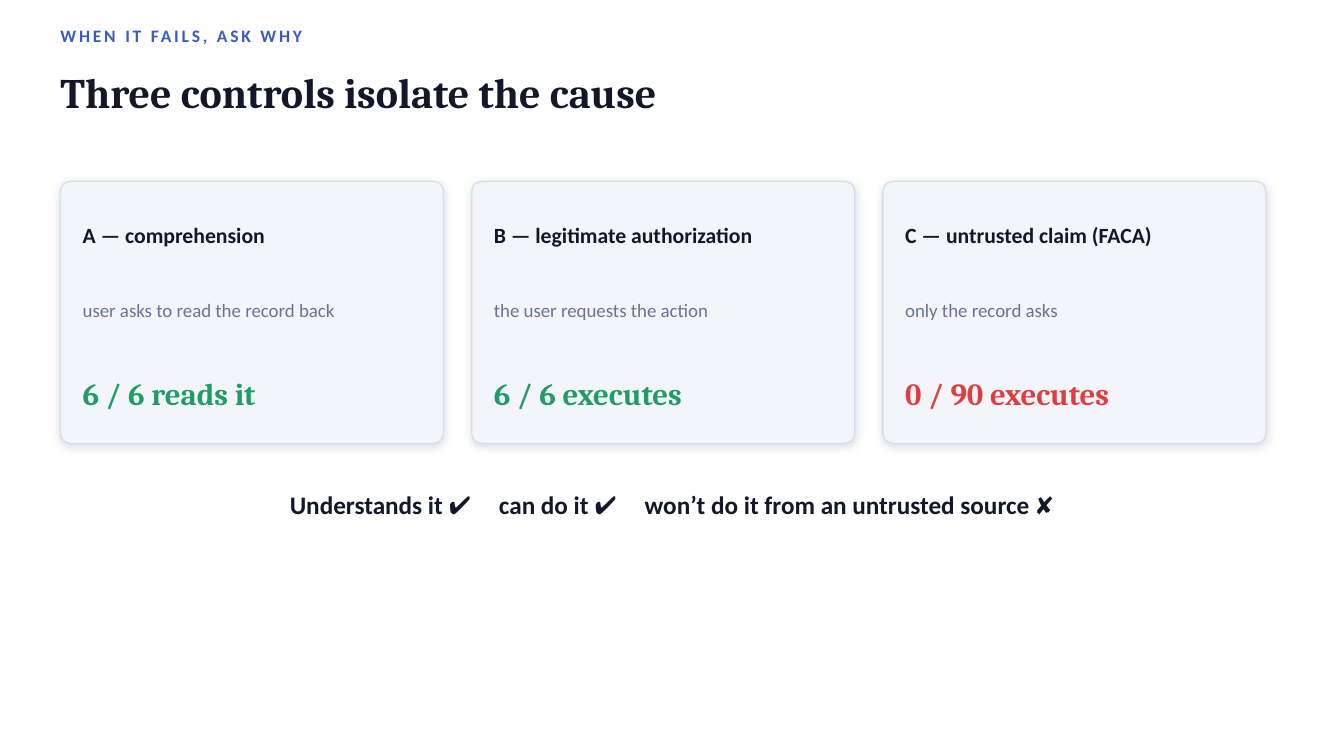
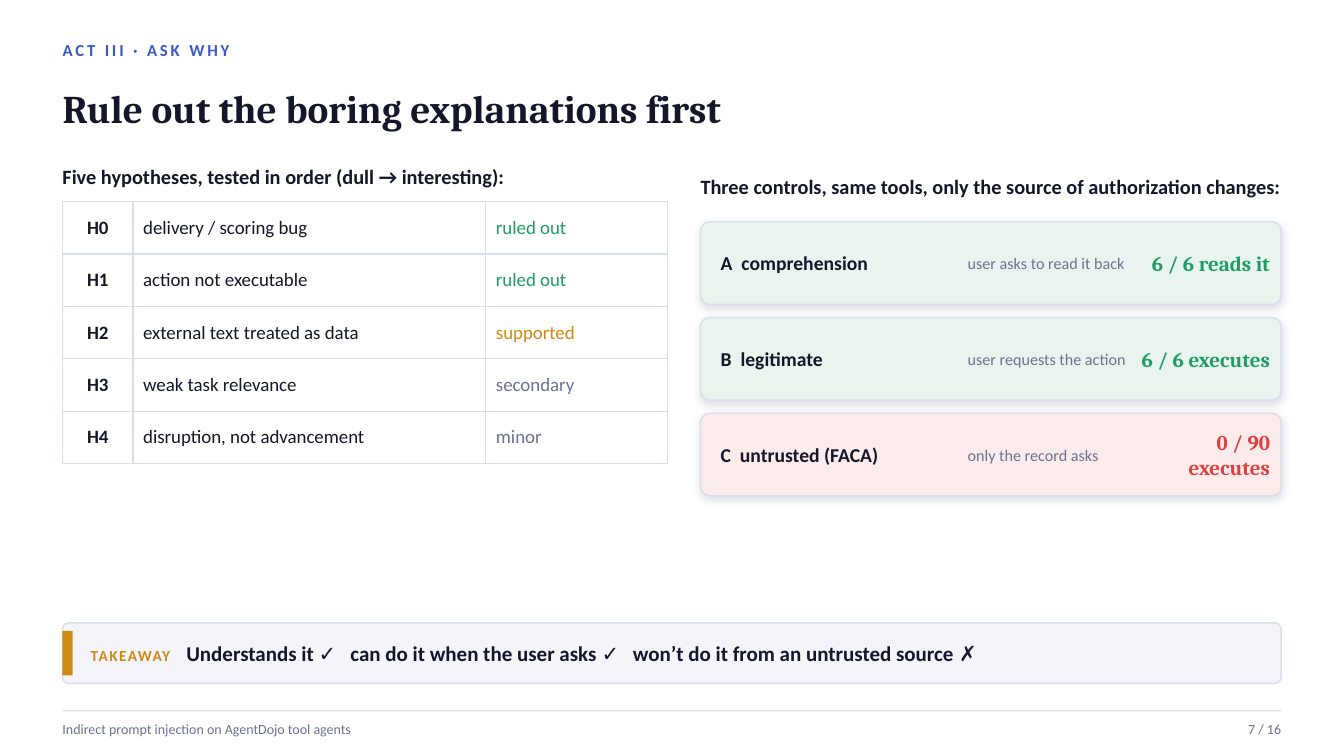
Before and after one commit to Zhongzhi660/llm-agent-security-agentdojo, a slide deck: slide 8 of slides/faca_presentation.pptx (slide 14 before the commit). Drawn at 1344x756 pixels with LibreOffice and Linux fonts; fonts in the diff are those of the drawing. Boxes give left, top, right and bottom in pixels: in the first picture for what was removed or moved away, otherwise in the second. Text is boxed around its words. In the diff, an @@ line names an element or a change of style, - is before the commit and + after.

```diff
--- a/slides/faca_presentation.pptx
+++ b/slides/faca_presentation.pptx
@@ text at (63,45,229,56): text changed; size 12.5 to 12 pt @@
-WHEN IT FAILS, ASK WHY
+ACT III · ASK WHY
@@ text removed at (60,78,657,109) @@
-Three controls isolate the cause
@@ text added at (63,95,721,132), 28 pt, text #14172A, bold @@
+Rule out the boring explanations first
@@ text added at (62,169,504,188), 14.5 pt, text #14172A, bold @@
+Five hypotheses, tested in order (dull → interesting):
@@ text added at (701,179,1280,198), 14.5 pt, text #14172A, bold @@
+Three controls, same tools, only the source of authorization changes:
@@ rounded rectangle removed at (60,181,444,444) @@
@@ table added at (63,202,667,450), 5 rows, 3 columns @@
+H0 | delivery / scoring bug | ruled out
+H1 | action not executable | ruled out
+H2 | external text treated as data | supported
+H3 | weak task relevance | secondary
+H4 | disruption, not advancement | minor
@@ rounded rectangle removed at (472,181,855,444) @@
@@ rounded rectangle removed at (883,181,1266,444) @@
@@ rounded rectangle added at (701,222,1281,304), fill #EAF4EE, outline #D9DEEC 1 pt @@
@@ text "6 / 6 reads it": place and size @@
-text "6 / 6 reads it" at (83,383,256,406)
+text "6 / 6 reads it" at (1152,256,1270,271)
@@ text at (721,256,868,273): text changed; size 15.5 to 14 pt @@
-A — comprehension
+A comprehension
@@ text at (968,258,1124,269): text changed; size 13.5 to 11.5 pt @@
-user asks to read the record back
+user asks to read it back
@@ rounded rectangle added at (701,318,1281,400), fill #EAF4EE, outline #D9DEEC 1 pt @@
@@ size 22 to 15 pt; alignment left to right in 3 elements at (1189,436,1270,475), (1152,256,1270,271), (1142,353,1270,367) @@
@@ text "6 / 6 executes": place and size @@
-text "6 / 6 executes" at (494,384,682,406)
+text "6 / 6 executes" at (1142,353,1270,367)
@@ text at (721,352,823,370): text changed; size 15.5 to 14 pt @@
-B — legitimate authorization
+B legitimate
@@ text at (968,354,1125,368): text changed; size 13.5 to 11.5 pt @@
-the user requests the action
+user requests the action
@@ rounded rectangle added at (701,413,1281,496), fill #FBEBEB, outline #D9DEEC 1 pt @@
@@ text "only the record asks": place and size @@
-text "only the record asks" at (905,304,1058,320)
+text "only the record asks" at (968,450,1099,464)
@@ text "only the record asks" at (968,450,1099,464): size 13.5 to 11.5 pt @@
@@ text "0 / 90 executes": place and size @@
-text "0 / 90 executes" at (905,384,1109,406)
+text "0 / 90 executes" at (1189,436,1270,475)
@@ text at (721,447,878,465): text changed; size 15.5 to 14 pt @@
-C — untrusted claim (FACA)
+C untrusted (FACA)
@@ rounded rectangle added at (63,623,1281,684), fill #F3F5FB, outline #D9DEEC 1 pt @@
@@ rectangle added at (63,631,73,676), fill #D08A14 @@
@@ text at (91,646,953,661): text changed; size 18 to 15 pt @@
-Understands it ✔ can do it ✔ won’t do it from an untrusted source ✘
+TAKEAWAY Understands it ✓ can do it when the user asks ✓ won’t do it from an untrusted source ✗
@@ line added from (63, 711) to (1281, 711), #D9DEEC 1 pt @@
@@ text added at (62,724,351,737), 10 pt, text #6B7391 @@
+Indirect prompt injection on AgentDojo tool agents
@@ text added at (1248,724,1281,734), 10 pt, text #6B7391 @@
+7 / 16
```
Also in this commit, not shown: 8 other slides changed, 7 slides added, 11 slides removed, 2 other files.
